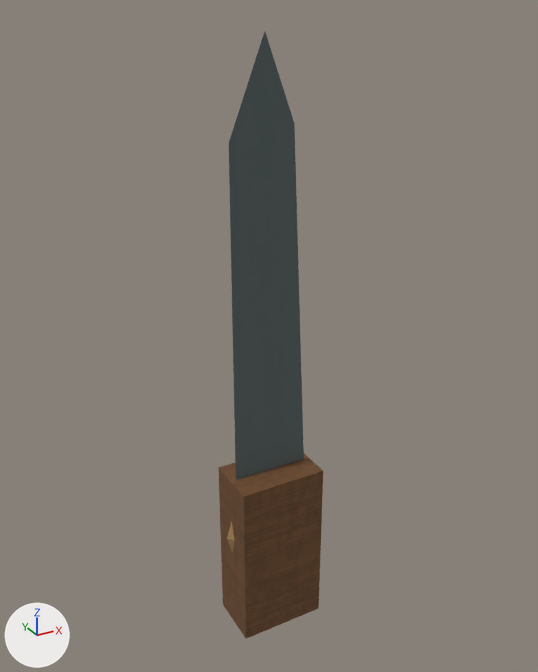
Two versions of the OBJ model Assets/ProjectOEN/ProductionArt/Meshes/props_tools/pr-018_knife_cutting_tool__clean.obj, one commit apart.
Before and after are seen from a camera (50 mm lens) standing at (-0.549, -0.992, 1.078) and looking at (0.015, 0.034, 0.565). Lighting does not change. The marker at lower left points along +X, +Y and +Z. The older version comes first. Where no turn or scale is listed for an object, it has been applied to the vertices. Vertices at exactly the same position are counted once.

Before the edit, the objects in view are built like this:
```python
me_pr_018_knife_cutting_tool__clean = bpy.data.meshes.new('pr-018_knife_cutting_tool__clean')
me_pr_018_knife_cutting_tool__clean.from_pydata(...)  # 61 vertices, 111 faces; spans x -0.09..0.09, y -0.05..0.05, z 0.0..1.05
# faces by material slot: [12, 96, 3]
me_pr_018_knife_cutting_tool__clean.materials.append(mat_wood)  # picture img_wood_albedo_png
me_pr_018_knife_cutting_tool__clean.materials.append(mat_rope)  # picture img_rope_albedo_png
me_pr_018_knife_cutting_tool__clean.materials.append(mat_metal)  # picture img_metal_albedo_png
ob_pr_018_knife_cutting_tool__clean = bpy.data.objects.new('pr-018_knife_cutting_tool__clean', me_pr_018_knife_cutting_tool__clean)
ob_pr_018_knife_cutting_tool__clean.location = (0.0, 0.0, 0.0)
```
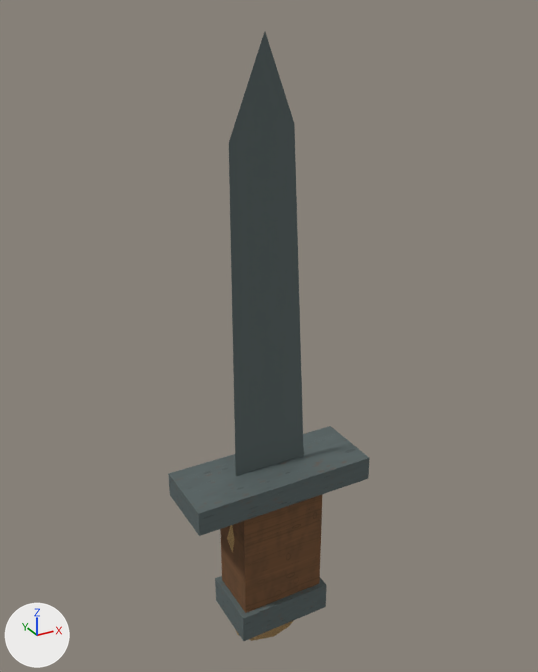
Pixel boxes [x1, y1, x2, y2] of what changed, in the pictures (538 x 672 px):
```json
{"object": "pr-018_knife_cutting_tool__clean", "change": "reshaped", "before": [218, 32, 323, 639], "after": [168, 32, 370, 641], "on screen": "92% wider"}
{"part": 1, "of": "me_pr_018_knife_cutting_tool__clean", "change": "added", "after": [168, 426, 370, 536]}
{"part": 2, "of": "me_pr_018_knife_cutting_tool__clean", "change": "added", "after": [215, 576, 327, 641]}
{"part": 3, "of": "me_pr_018_knife_cutting_tool__clean", "change": "added", "after": [235, 620, 294, 641], "on screen": "mostly hidden"}
```

The change, as JSON lines over the scene's bpy script:
```json
{"block": "me_pr_018_knife_cutting_tool__clean", "where": "# used by ob_pr_018_knife_cutting_tool__clean; location = (0.0, 0.0, 0.0)"}
{"op": "remove", "block": "me_pr_018_knife_cutting_tool__clean", "code": "me_pr_018_knife_cutting_tool__clean.from_pydata(...)  # 61 vertices, 111 faces; spans x -0.09..0.09, y -0.05..0.05, z 0.0..1.05"}
{"op": "add", "block": "me_pr_018_knife_cutting_tool__clean", "code": "me_pr_018_knife_cutting_tool__clean.from_pydata(...)  # 133 vertices, 243 faces; spans x -0.17..0.17, y -0.065..0.07, z -0.08..1.05"}
{"block": "me_pr_018_knife_cutting_tool__clean", "change": "me_pr_018_knife_cutting_tool__clean part 1: a new loose piece, a box spanning x -0.17..0.17, y -0.065..0.065, z 0.282..0.327, in mat_metal (picture img_metal_albedo_png)"}
{"block": "me_pr_018_knife_cutting_tool__clean", "change": "me_pr_018_knife_cutting_tool__clean part 2: a new loose piece, a box spanning x -0.09..0.09, y -0.06..0.06, z 0.007..0.063, in mat_metal (picture img_metal_albedo_png)"}
{"block": "me_pr_018_knife_cutting_tool__clean", "change": "me_pr_018_knife_cutting_tool__clean part 3: a new loose piece of 48 vertices spanning x -0.085..0.085, y -0.012..0.012, z -0.08..0.09, in mat_rope (picture img_rope_albedo_png)"}
{"block": "me_pr_018_knife_cutting_tool__clean", "change": "other edits to the shape of me_pr_018_knife_cutting_tool__clean do not show in these pictures"}
```
